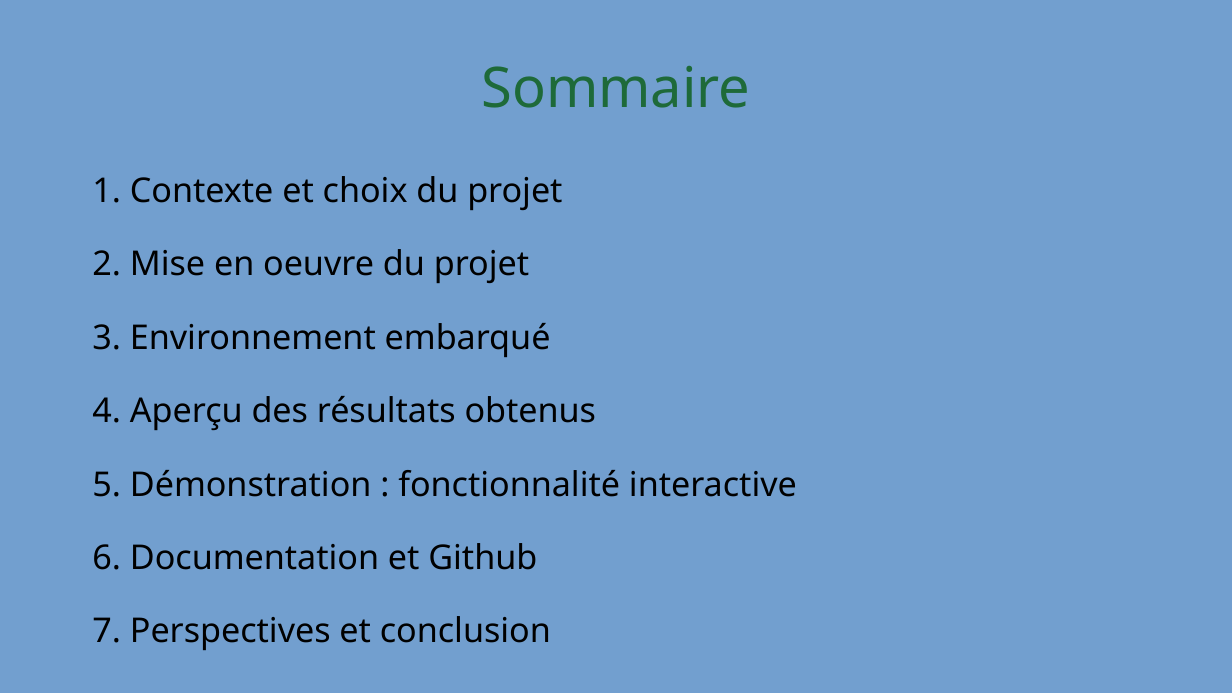
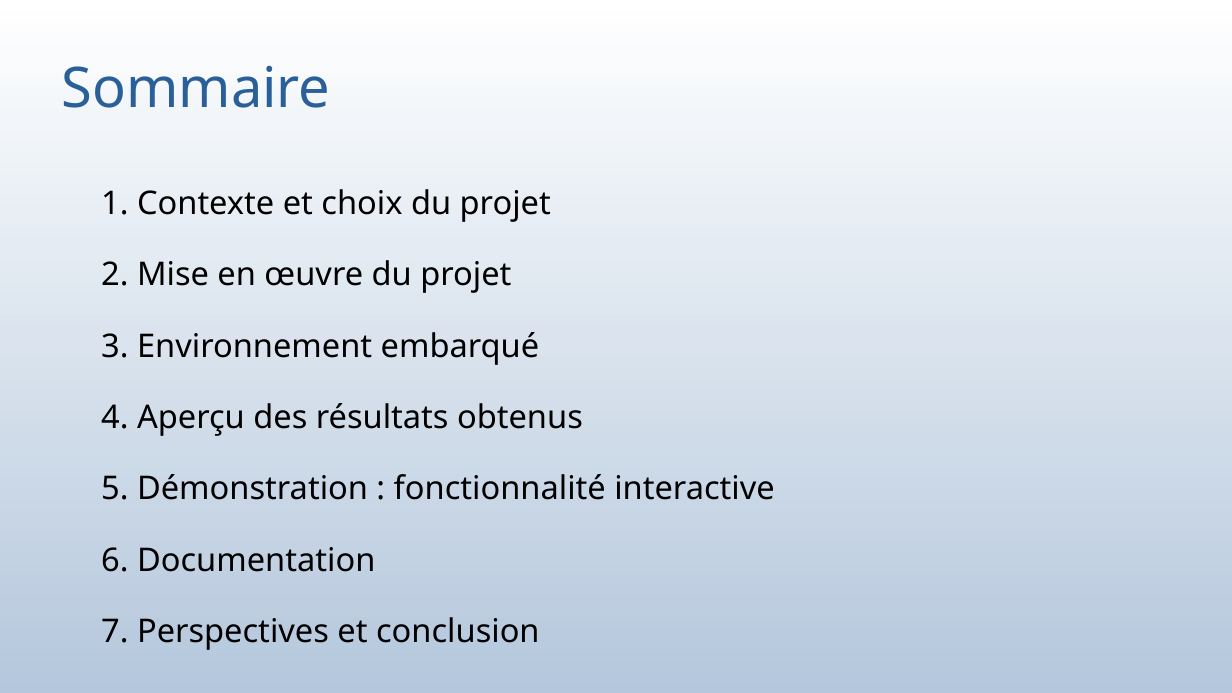
Before and after one commit to bauj/AJC_projet_belib, a slide deck: slide 5 of presentation_projet.odp. Drawn at 1232x693 pixels with LibreOffice and Linux fonts; fonts in the diff are those of the drawing. Boxes give left, top, right and bottom in pixels: in the first picture for what was removed or moved away, otherwise in the second. Text is boxed around its words. In the diff, an @@ line names an element or a change of style, - is before the commit and + after.

```diff
--- a/presentation_projet.odp
+++ b/presentation_projet.odp
@@ background #729FCF to gradient #FFFFFF to #FEFEFE to #FDFDFE to #FBFCFD to #FAFBFD to #F9FBFC @@
@@ title "Sommaire" at (62, 65, 331, 108): text colour #1E6A39 to #2A6099; alignment centre to left @@
@@ subtitle "1. Contexte et choix du ...": place and size @@
-subtitle "1. Contexte et choix du ..." at (92, 176, 797, 650)
+subtitle "1. Contexte et choix du ..." at (101, 189, 775, 650)
@@ subtitle at (101, 189, 775, 650): size 22 to 21 pt in "1. Contexte et choix du projet", "3. Environnement embarqué", "4. Aperçu des résultats obtenus", "5. Démonstration : fonctionnalité interactive" and 1 more places @@
@@ subtitle at (101, 260, 511, 293): text changed; size 22 to 21 pt @@
-2. Mise en oeuvre du projet
+2. Mise en œuvre du projet
@@ subtitle at (101, 547, 375, 572): text changed; size 22 to 21 pt @@
-6. Documentation et Github
+6. Documentation
```
Also in this commit, not shown: 6 other slides changed, 35 slides added, 5 slides removed, 15 other files.
